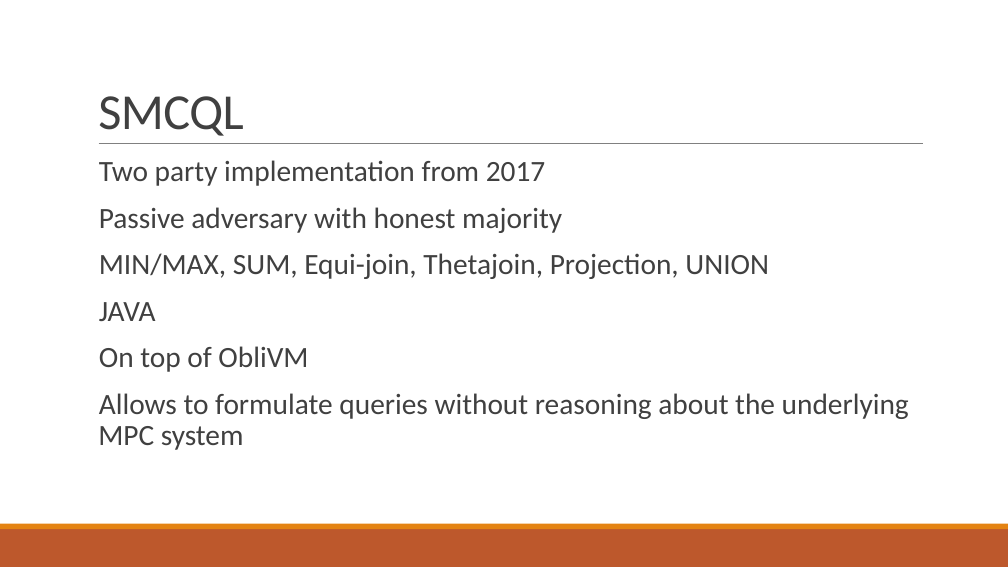
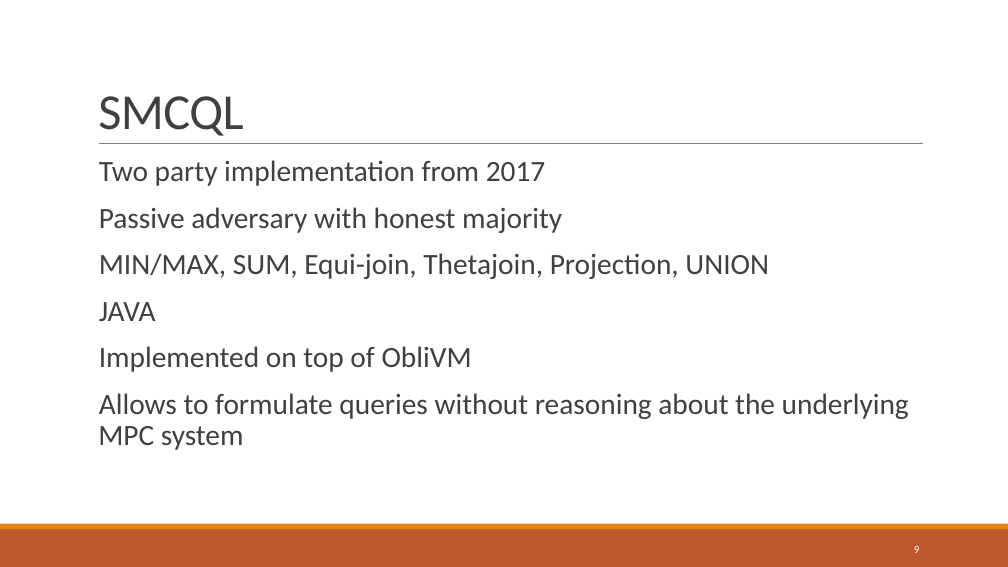
Before and after one commit to niklasUPB/thesis, a slide deck: slide 9 of thesis/Abschlussvortrag.pptx. Drawn at 1008x567 pixels with LibreOffice and Linux fonts; fonts in the diff are those of the drawing. Boxes give left, top, right and bottom in pixels: in the first picture for what was removed or moved away, otherwise in the second. Text is boxed around its words. In the diff, an @@ line names an element or a change of style, - is before the commit and + after.

```diff
--- a/thesis/Abschlussvortrag.pptx
+++ b/thesis/Abschlussvortrag.pptx
@@ text at <box>99,346,472,372</box>: text changed @@
-  On top of ObliVM
+  Implemented on top of ObliVM
@@ page number added at <box>914,546,920,553</box>, 10.5 pt, text #FFFFFF @@
+9
```
Also in this commit, not shown: 25 other slides changed.
